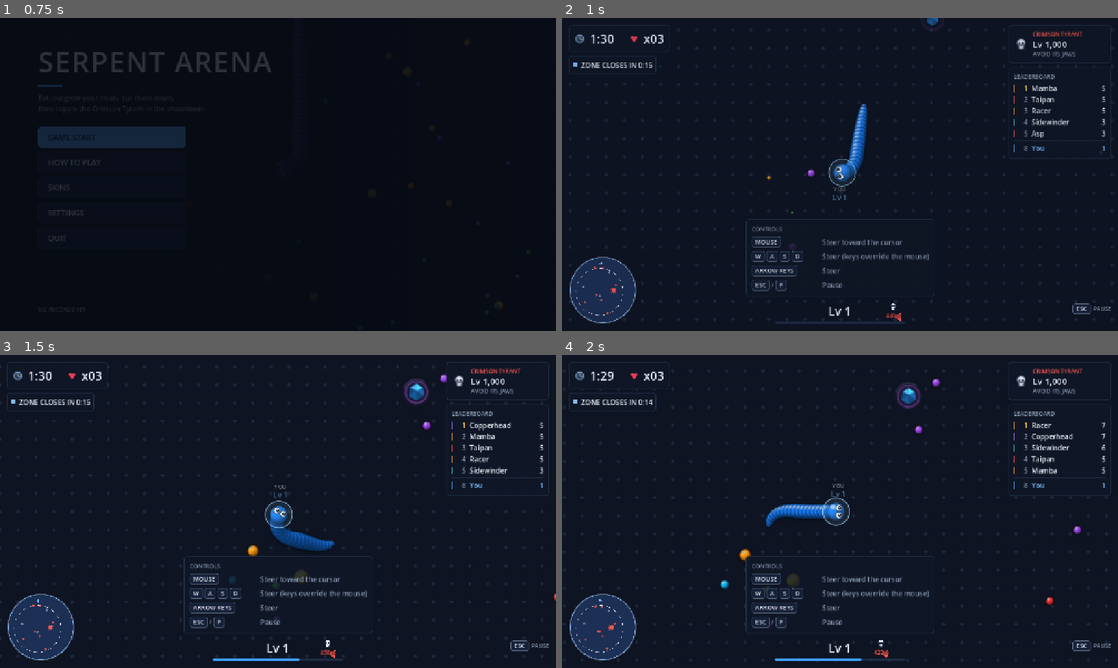
Above: before the commit, frames 1-4 (two rows, left to right).
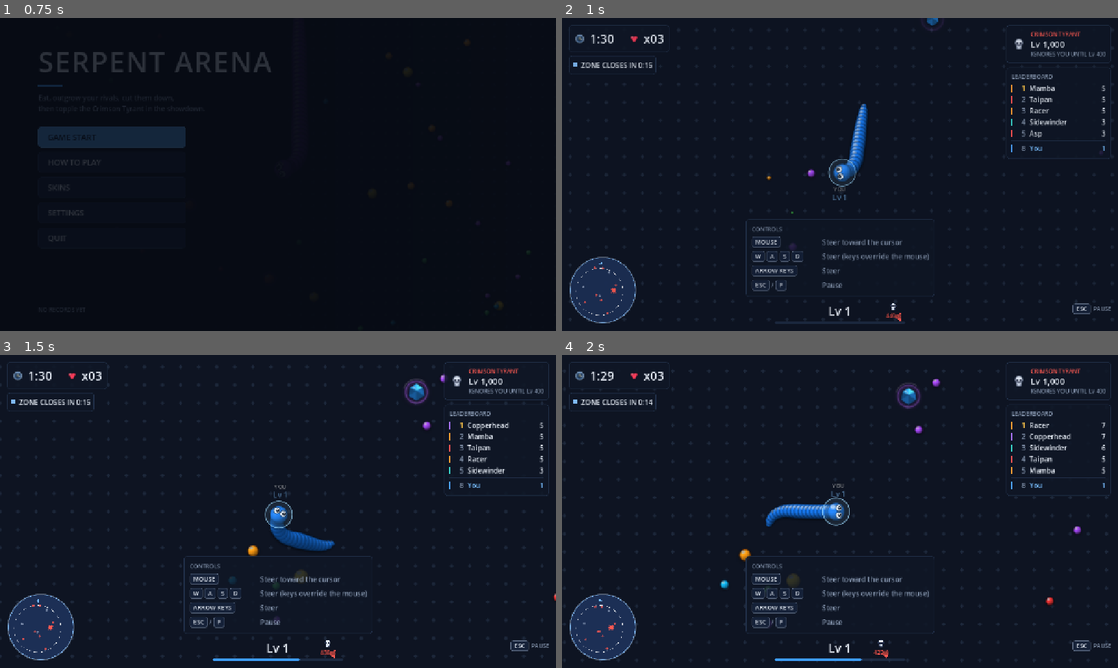
Above: after the commit, the same moments.

Repository: prozerra4-hub/prog
Game: Godot game, scene res://scenes/main/Main.tscn
The game is run twice, just before and just after one commit, with the same random seed, the same clock (stepped at 60 frames per second) and the same inputs.
Inputs (mouse positions are in pixels of both pictures, inside the frame that each line leads up to):
- Up to frame 1 (0.75 s): click "GAME START" at 0.5 s
- Up to frame 2 (1 s): no input
- Up to frame 3 (1.5 s): move the mouse to (400, 495) at 1.27 s; hold D (move_right) from 1.28 s (still down)
- Up to frame 4 (2 s): keep holding D (move_right)

Frame 1 is identical in both runs. In frame 2, 0.9% of the frame differs, in the area x 80-98%, y 2-46%; in frame 3, 1.0%, in the area x 79-98%, y 2-46%; in frame 4, 1.0%.

Commit message:
Make collision outcomes predictable and show boss ignore state
- Anything a head cannot strike right now is a wall it slides along,
  including lower-level snakes during strike cooldown or touched with the
  side/back of the head (previously passed through).
- Calm boss ignoring snakes below its notice level (Lv400) is now visible:
  boss card hint "IGNORES YOU UNTIL Lv 400", no threat colour/ring on its
  nameplate, and a "THE TYRANT NOTICES YOU" toast when the player reaches it.
- HOW TO PLAY lists 7 rules (front-of-head strikes, walls/bounce, shields,
  boss ignore).
- Tests: strike cooldown wall, boss notice level (47 tests, 305 checks).
- Docs updated.

Co-Authored-By: Claude Opus 5.5 <noreply@anthropic.com>

Diff:
--- a/scripts/actors/boss/BossController.gd
+++ b/scripts/actors/boss/BossController.gd
@@ -152,9 +152,14 @@
 
 
 ## Whether the boss's mouth hurts `victim` on contact. Outside the showdown it
-## ignores small fry (they just slide off); enraged, it bites anything.
+## ignores small fry (its head passes through them); enraged, it bites anything.
 func will_strike(victim: SnakeActor) -> bool:
-	return enraged or float(victim.stats.level) >= float(_def.level) * _def.min_target_level_ratio
+	return enraged or victim.stats.level >= notice_level()
+
+
+## Lowest level the calm (pre-showdown) boss bothers to strike.
+func notice_level() -> int:
+	return ceili(float(_def.level) * _def.min_target_level_ratio)
 
 
 func _target_outranks(actor: SnakeActor) -> bool:
--- a/scripts/config/CombatRules.gd
+++ b/scripts/config/CombatRules.gd
@@ -8,9 +8,11 @@
 ##   * strike on a HEAD -> bite sized by the level gap
 ##   * strike on the NECK (front part of the body) -> swallowed whole
 ##   * the struck snake's level drops to match its remaining length
-##   Your own head never hurts you: higher-level bodies are walls you slide along,
-##   equal-level heads bounce. A struck/respawned snake shows a shield bubble
-##   while it is protected; that is the ONLY time a touch does nothing.
+##   Your own head never hurts you: anything it cannot strike right now is a wall
+##   you slide along (higher/equal levels, strike cooldown, side/back of the head),
+##   equal-level heads bounce. Touches pass through only in two cases:
+##   a shielded snake (bubble: spawn / just struck / just bounced), and the calm
+##   pre-showdown boss ignoring snakes below its notice level (BossDefinition).
 
 @export_group("Hit shapes")
 ## Striking circle = drawn head radius * mouth_scale.
--- a/scripts/systems/CombatSystem.gd
+++ b/scripts/systems/CombatSystem.gd
@@ -7,11 +7,14 @@
 ##   head -> BITE sized by the level gap
 ##   neck (front of the body), or a bite that leaves nothing -> SWALLOWED.
 ## The victim's level always drops to match its remaining length.
-## Otherwise: equal heads BOUNCE; a head pressing into a higher-level body SLIDES
-## along it (no harm); lower-level bodies that could not be struck right now
-## (shielded) are passed through.
-##   * Invulnerable snakes neither strike nor get struck. Only the player can
-##     strike the boss. Each snake is struck at most once per frame, in slot order.
+## Otherwise: equal heads BOUNCE; every other body or head the head runs into is a
+## WALL it SLIDES along (no harm) - including a lower-level snake it cannot strike
+## right now (strike cooldown, touched with the side/back of the head).
+##   * Shielded (invulnerable) snakes neither strike nor get struck, and are
+##     passed through. Only the player can strike the boss.
+##   * The boss outside the showdown ignores snakes below its notice level
+##     (BossController.will_strike): its head passes through them.
+##   * Each snake is struck at most once per frame, in slot order.
 
 signal bounced(a: SnakeActor, b: SnakeActor, at: Vector2)
 ## A strike that WOULD have landed but the target was shielded (so the UI can say
@@ -51,9 +54,17 @@
 		if touch["head_on"] and is_even(attacker, other):
 			_bounce(attacker, other)
 			bounced.emit(attacker, other, attacker.head_position().lerp(touch["pos"], 0.5))
-		elif other.stats.level >= attacker.stats.level:  # equal/higher bodies are walls
+		elif _is_wall_for(attacker, other):
 			_slide(attacker, touch["pos"], touch["reach"])
 	return result
+
+
+## True when `other` stops `attacker`'s head (it slides along instead).
+## Everything is solid except what the boss deliberately ignores.
+func _is_wall_for(attacker: SnakeActor, other: SnakeActor) -> bool:
+	if other.stats.level >= attacker.stats.level:
+		return true
+	return not attacker.is_boss  # the tyrant ploughs through snakes it ignores
 
 
 ## True when `striker` may strike `victim` right now (ignores geometry).
--- a/scripts/ui/GameHUDController.gd
+++ b/scripts/ui/GameHUDController.gd
@@ -58,6 +58,8 @@
 		return
 	_growth.refresh(_session.player.stats)
 	_boss_card.refresh(_session.boss, _session.player, _session.balance.combat.even_match_ratio, _session.is_showdown())
+	if _boss_card.just_noticed():
+		_toast.show_message("THE TYRANT NOTICES YOU", UiTheme.DANGER, 2.0, "From now on its jaws can cut you.")
 	_zone_panel.refresh(_session.zone, _session.player, _session.balance.zone.erosion_per_sec)
 	if _zone_panel.just_left_zone(_session.zone, _session.player):
 		_toast.show_message("RETURN TO THE ZONE", UiTheme.DANGER, 1.4)
--- a/scripts/ui/hud/HudBossCard.gd
+++ b/scripts/ui/hud/HudBossCard.gd
@@ -5,6 +5,8 @@
 var _level: Label
 var _state: Label
 var _defeated: bool = false
+var _noticed: bool = false
+var _just_noticed: bool = false
 
 
 func build(boss_name: String) -> void:
@@ -25,20 +27,41 @@
 	add_child(row)
 
 
+## Updates level + hint. The hint states exactly what contact does right now:
+##   player out-levels it  -> STRIKE IT ANYWHERE!            (gold)
+##   showdown              -> DODGE THE JAWS, CUT ITS GOLD TAIL (red)
+##   calm, player >= notice level -> AVOID ITS JAWS          (red)
+##   calm, player below    -> IGNORES YOU UNTIL LvN          (dim)
 func refresh(boss: SnakeActor, player: SnakeActor, even_ratio: float, showdown: bool) -> void:
 	if _defeated or boss == null or not boss.is_alive or player == null:
 		return
 	_level.text = UiFormat.level(boss.stats.level)
+	var brain := boss.brain as BossController
 	var can_strike: bool = float(player.stats.level) > float(boss.stats.level) * (1.0 + even_ratio)
+	var noticed: bool = brain.will_strike(player)
 	var hint: String
+	var color: Color
 	if can_strike:
 		hint = "STRIKE IT ANYWHERE!"
+		color = UiTheme.GOLD
 	elif showdown:
 		hint = "DODGE THE JAWS, CUT ITS GOLD TAIL"
+		color = UiTheme.DANGER
+	elif noticed:
+		hint = "AVOID ITS JAWS"
+		color = UiTheme.DANGER
 	else:
-		hint = "AVOID ITS JAWS"
+		hint = "IGNORES YOU UNTIL %s" % UiFormat.level(brain.notice_level())
+		color = UiTheme.TEXT_DIM
 	_state.text = hint
-	_state.add_theme_color_override(&"font_color", UiTheme.GOLD if can_strike else (UiTheme.DANGER if showdown else UiTheme.TEXT_DIM))
+	_state.add_theme_color_override(&"font_color", color)
+	_just_noticed = noticed and not _noticed and not showdown and player.is_alive
+	_noticed = noticed
+
+
+## True on the frame the calm boss starts treating the player as prey.
+func just_noticed() -> bool:
+	return _just_noticed
 
 
 ## Freezes the card in its DEFEATED state.
--- a/scripts/ui/hud/NameplateLayer.gd
+++ b/scripts/ui/hud/NameplateLayer.gd
@@ -101,9 +101,13 @@
 	return d.y < 0.0 and -d.y > absf(d.x) * 0.5
 
 
+## Mirrors CombatSystem.can_strike (minus cooldowns): red tag + ring only when
+## this head would really hurt the player on contact.
 func _can_cut_player(actor: SnakeActor, player: SnakeActor) -> bool:
 	if not player.is_alive:
 		return false
+	if actor.is_boss and not (actor.brain as BossController).will_strike(player):
+		return false  # the calm tyrant ignores the player for now
 	var even: float = _session.balance.combat.even_match_ratio
 	return float(actor.stats.level) > float(player.stats.level) * (1.0 + even)
 
--- a/scripts/ui/menu/MenuHowToView.gd
+++ b/scripts/ui/menu/MenuHowToView.gd
@@ -2,13 +2,15 @@
 extends MenuView
 ## Controls and the core rules, in as few words as possible.
 
+## Mirrors CombatSystem / CombatRules; keep in sync when the rules change.
 const RULES: PackedStringArray = [
 	"Eat orbs to grow. Bigger is stronger, but slower to turn.",
-	"Your head never hurts you: bodies are walls you slide along.",
-	"A bigger mouth cuts you where it strikes. Red-ringed heads can cut you.",
-	"Strike smaller snakes near the neck to swallow them whole.",
+	"Only the FRONT of a higher-level head strikes. Red tag + ring = it can cut you.",
+	"Your own head never hurts you: what you can't strike is a wall. Equal levels bounce.",
+	"Strike a smaller snake's body to cut it, or its neck to swallow it whole.",
+	"Shield bubble (after spawning or being hit): it can't strike or be struck.",
 	"Stay inside the safe zone: it shrinks, and outside it you burn away.",
-	"At 0:00: SHOWDOWN. Cut the Tyrant's gold tail to shrink it, then finish it.",
+	"The Tyrant ignores small snakes until 0:00. Then SHOWDOWN: cut its gold tail, finish it.",
 ]
 
 var _back: Button
--- a/tests/integration/MatchIntegrationTests.gd
+++ b/tests/integration/MatchIntegrationTests.gd
@@ -117,6 +117,40 @@
 	s.world.index.rebuild(s.world.snakes)
 	var r: CombatResult = s.combat.resolve(s.world)
 	check_eq(r.strikes.size() + r.kills.size(), 0, "no strike from the back of the head")
+	_free(s)
+
+
+func test_strike_cooldown_makes_lower_body_a_wall(tree: SceneTree) -> void:
+	var s: GameSession = await _new_session(tree)
+	var p: SnakeActor = s.player
+	var ai: SnakeActor = _first_ai(s)
+	ai.spawn(Vector2(-400, 0), 0.0, 50, 0.0)
+	var mid: int = ai.body.count / 2
+	var bead: Vector2 = ai.body.positions[mid]
+	p.spawn(bead + Vector2(0, -5), PI / 2.0, 60, 0.0)  # mouth into a lower body...
+	p.start_strike_cooldown(1.0)                       # ...right after another strike
+	_isolate(s, [p, ai])
+	s.world.index.rebuild(s.world.snakes)
+	var r: CombatResult = s.combat.resolve(s.world)
+	check_eq(r.strikes.size() + r.kills.size(), 0, "no strike while on cooldown")
+	var reach: float = p.head_radius() * s.balance.combat.head_target_scale + ai.body.radii[mid] * s.balance.combat.body_hit_scale
+	check(p.head_position().distance_to(bead) >= reach - 0.5, "the lower body is a wall, not passed through")
+	_free(s)
+
+
+func test_calm_boss_notice_level(tree: SceneTree) -> void:
+	var s: GameSession = await _new_session(tree)
+	var brain := s.boss.brain as BossController
+	var p: SnakeActor = s.player
+	var notice: int = brain.notice_level()
+	check_eq(notice, ceili(float(s.balance.boss.level) * s.balance.boss.min_target_level_ratio), "notice level from the boss definition")
+	p.spawn(Vector2(-2500, 0), 0.0, notice - 1, 0.0)
+	check(not brain.will_strike(p), "calm boss ignores a snake just below its notice level")
+	p.spawn(Vector2(-2500, 0), 0.0, notice, 0.0)
+	check(brain.will_strike(p), "calm boss strikes at its notice level")
+	brain.set_enraged(true, 1.0)
+	p.spawn(Vector2(-2500, 0), 0.0, 1, 0.0)
+	check(brain.will_strike(p), "enraged boss strikes anything")
 	_free(s)
 
 
Not shown, changed: docs/DEVELOPMENT_LOG.md
Not shown, changed: docs/GAME_DESIGN.md
Not shown, changed: docs/TECHNICAL_DESIGN.md
Not shown, changed: docs/TEST_RESULTS.md
